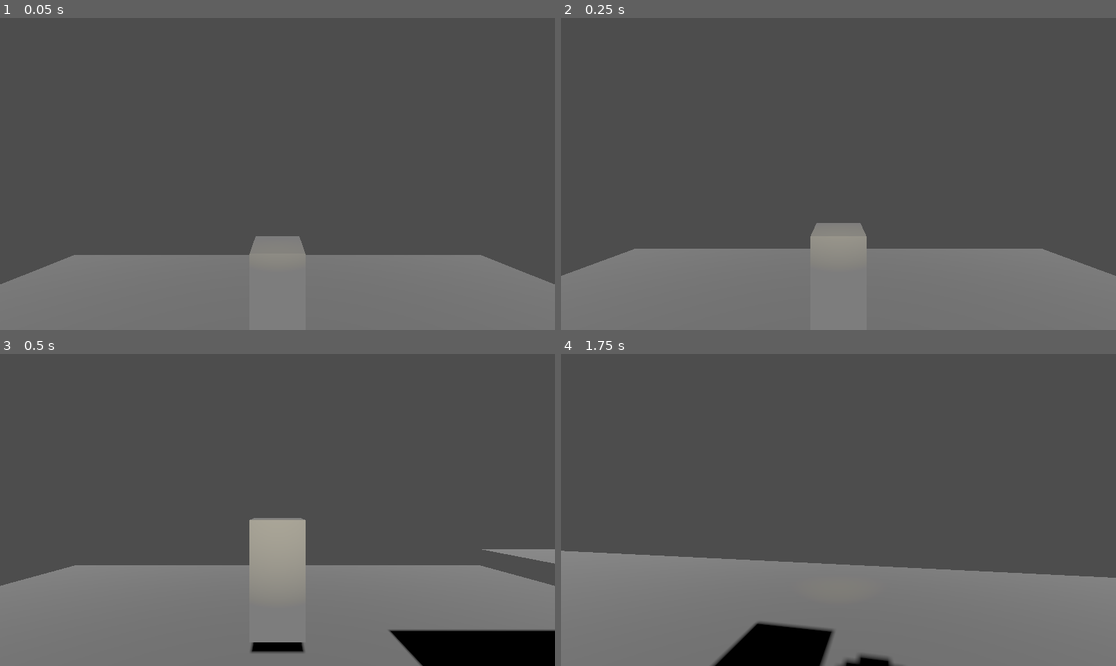
Above: before the commit, frames 1-4 (two rows, left to right).
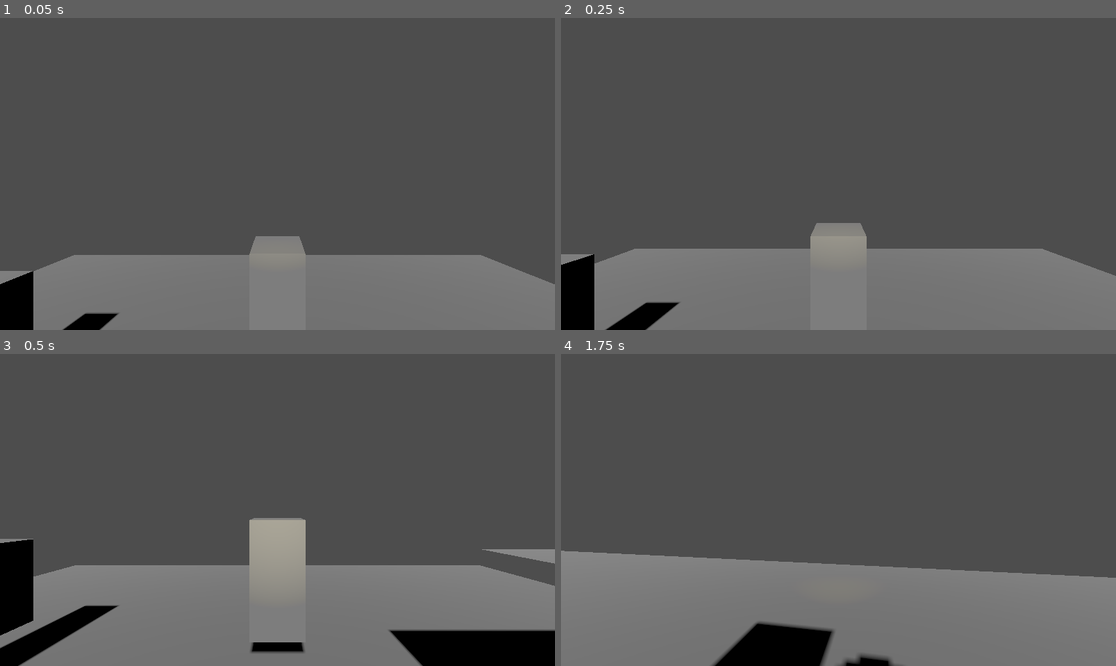
Above: after the commit, the same moments.

Repository: TheGirs0n/darkseeker
Game: Godot game, scene res://Assets/Scenes/Test/Test.tscn
Same seed, same stepped clock (60 frames per second), same inputs: the game is played once before the commit and once after it. The project has no main scene, so this scene is started directly. The engine's default icon, where the game draws it, is replaced by a stand-in: a white triangle on a blue panel in a dark square.
Inputs (mouse positions are in pixels of both pictures, inside the frame that each line leads up to):
- Up to frame 1 (0.05 s): no input
- Up to frame 2 (0.25 s): no input
- Up to frame 3 (0.5 s): no input
- Up to frame 4 (1.75 s): move the mouse to (866, 510) at 0.52 s; hold E (interact) 0.53-1.28 s; hold W (move_forward) from 0.53 s (still down); move the mouse to (810, 510) at 1.27 s; tap Ctrl (crouch) at 1.35 s; tap E (interact) at 1.55 s

The runs differ from the first frame. In frame 1, 1.5% of the frame differs, in the area x 0-22%, y 81-100%; in frame 2, 2.1%; in frame 3, 3.1%, in the area x 0-22%, y 59-100%; in frame 4, nothing differs.

Commit message:
wire check

Diff:
--- a/Assets/Resources/MiniGamesConfigs/Wire/EasyWireConfig.tres
+++ b/Assets/Resources/MiniGamesConfigs/Wire/EasyWireConfig.tres
@@ -4,4 +4,5 @@
 
 [resource]
 script = ExtResource("1_tfm12")
+wire_pairs = 1
 metadata/_custom_type_script = "uid://dwnx2moed7xo6"
--- a/Assets/Resources/MiniGamesConfigs/Wire/MediumWireConfig.tres
+++ b/Assets/Resources/MiniGamesConfigs/Wire/MediumWireConfig.tres
@@ -4,4 +4,5 @@
 
 [resource]
 script = ExtResource("1_t1tge")
+wire_pairs = 2
 metadata/_custom_type_script = "uid://dwnx2moed7xo6"
--- a/Assets/Scenes/Environment/MiniGames/MiniGamesScenes/Wire/MiniGameWire.tscn
+++ b/Assets/Scenes/Environment/MiniGames/MiniGamesScenes/Wire/MiniGameWire.tscn
@@ -11,6 +11,7 @@
 grow_horizontal = 2
 grow_vertical = 2
 script = ExtResource("1_sapx4")
+wire_slots_color_array = Array[Color]([Color(0.5921569, 0.4392157, 0.28235295, 1), Color(0.4392157, 0.58431375, 0.9254902, 1), Color(0.20392157, 0.24705882, 0.3647059, 1)])
 wire_slot_scene = ExtResource("2_ccq2r")
 first_container = NodePath("MarginContainer/VBoxContainer/HBoxContainer")
 second_container = NodePath("MarginContainer/VBoxContainer/HBoxContainer2")
--- a/Assets/Scenes/Environment/MiniGames/MiniGamesScenes/Wire/WireSlot.tscn
+++ b/Assets/Scenes/Environment/MiniGames/MiniGamesScenes/Wire/WireSlot.tscn
@@ -11,8 +11,8 @@
 grow_vertical = 2
 action_mode = 0
 texture_normal = ExtResource("1_jkgok")
-ignore_texture_size = true
 stretch_mode = 5
 script = ExtResource("1_dw5kn")
+wire_normal_texture = ExtResource("1_jkgok")
 
 [connection signal="pressed" from="." to="." method="wire_click"]
--- a/Assets/Scenes/Test/Test.tscn
+++ b/Assets/Scenes/Test/Test.tscn
@@ -83,4 +83,16 @@
 shape = SubResource("BoxShape3D_75mbb")
 
 [node name="MiniGamePanel" parent="." unique_id=1797107239 instance=ExtResource("4_it3md")]
-transform = Transform3D(-4.371139e-08, 0, -1, 0, 1, 0, 1, 0, -4.371139e-08, -4.0711274, 1.4465349, 0)
+transform = Transform3D(-4.371139e-08, 0, -1, 0, 1, 0, 1, 0, -4.371139e-08, -5, 1.447, -3)
+terminal_mini_game_settings = 0
+terminal_mini_game_base = "CODE"
+
+[node name="MiniGamePanel2" parent="." unique_id=664300359 instance=ExtResource("4_it3md")]
+transform = Transform3D(-4.371139e-08, 0, -1, 0, 1, 0, 1, 0, -4.371139e-08, -5, 1.5, 3)
+terminal_mini_game_settings = 0
+terminal_mini_game_base = "WIRE"
+
+[node name="MiniGamePanel3" parent="." unique_id=86964870 instance=ExtResource("4_it3md")]
+transform = Transform3D(-4.371139e-08, 0, -1, 0, 1, 0, 1, 0, -4.371139e-08, -5, 1.447, -0.001)
+terminal_mini_game_settings = 0
+terminal_mini_game_base = "IMAGE"
--- a/Assets/Scripts/Environment/MiniGames/MiniGamesScene/Wire/MiniGameWire.gd
+++ b/Assets/Scripts/Environment/MiniGames/MiniGamesScene/Wire/MiniGameWire.gd
@@ -58,6 +58,7 @@
 		else:
 			selected_wire_slot.button_pressed = false
 			wire_slot.button_pressed = false
+
 			selected_wire_slot = null
 
 
--- a/Assets/Scripts/Environment/MiniGamesTerminal.gd
+++ b/Assets/Scripts/Environment/MiniGamesTerminal.gd
@@ -3,6 +3,7 @@
 
 @export_group("Terminal Settings")
 @export var terminal_mini_game_settings : GlobalEnums.BotDifficulty
+@export var terminal_mini_game_base : String
 
 var active_mini_game : MiniGamesBase = null
 var active_interactor : CharacterBody3D = null
@@ -11,17 +12,30 @@
 
 func interact(interactor : CharacterBody3D):
 	if active_mini_game == null:
+
 		var layer = CanvasLayer.new()
 
-		var mini_game_scene = MiniGameFabric.get_random_minigame_scene().instantiate()
-		var mini_game_config = MiniGameFabric.get_random_config_by_difficulty(terminal_mini_game_settings, mini_game_scene)
+		var mini_game_scene = null
+		var mini_game_config = null
+
+		if terminal_mini_game_base == null:
+			mini_game_scene = MiniGameFabric.get_random_minigame_scene().instantiate()
+		elif terminal_mini_game_base == "WIRE":
+			mini_game_scene = MiniGameFabric.mini_game_wire_scene.instantiate()
+		elif terminal_mini_game_base == "IMAGE":
+			mini_game_scene = MiniGameFabric.mini_game_image_scene.instantiate()
+		elif terminal_mini_game_base == "CODE":
+			mini_game_scene = MiniGameFabric.mini_game_code_scene.instantiate()
+
+		mini_game_config = MiniGameFabric.get_random_config_by_difficulty(terminal_mini_game_settings, mini_game_scene)
+
 
 		active_mini_game = mini_game_scene
 		active_mini_game.finished.connect(mini_game_done)
 		active_mini_game.start_mini_game(interactor, mini_game_config)
 
 		active_canvas_layer = layer
-		layer.add_child(mini_game_scene)
+		layer.add_child(active_mini_game)
 		get_tree().root.add_child(layer)
 
 		active_interactor = interactor
